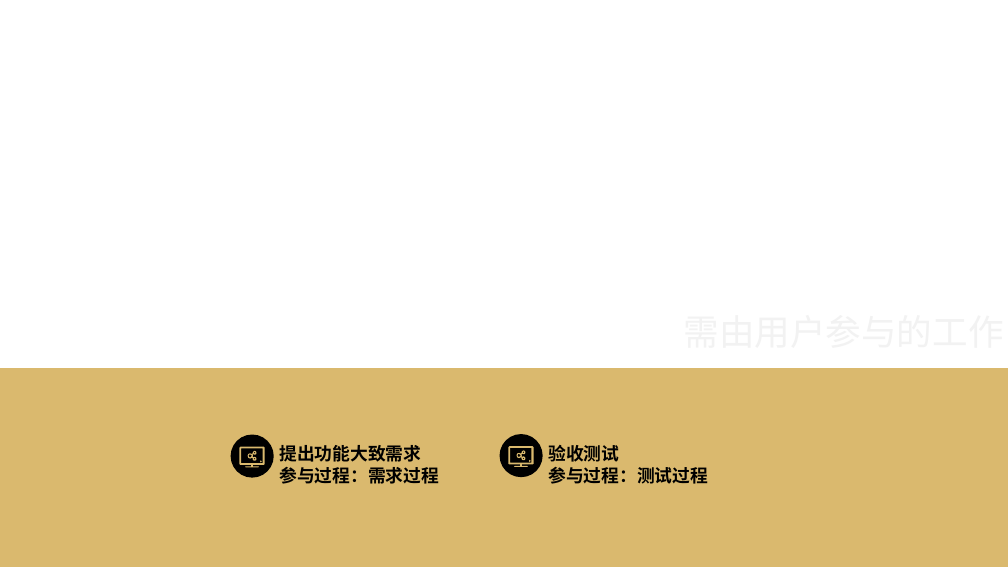
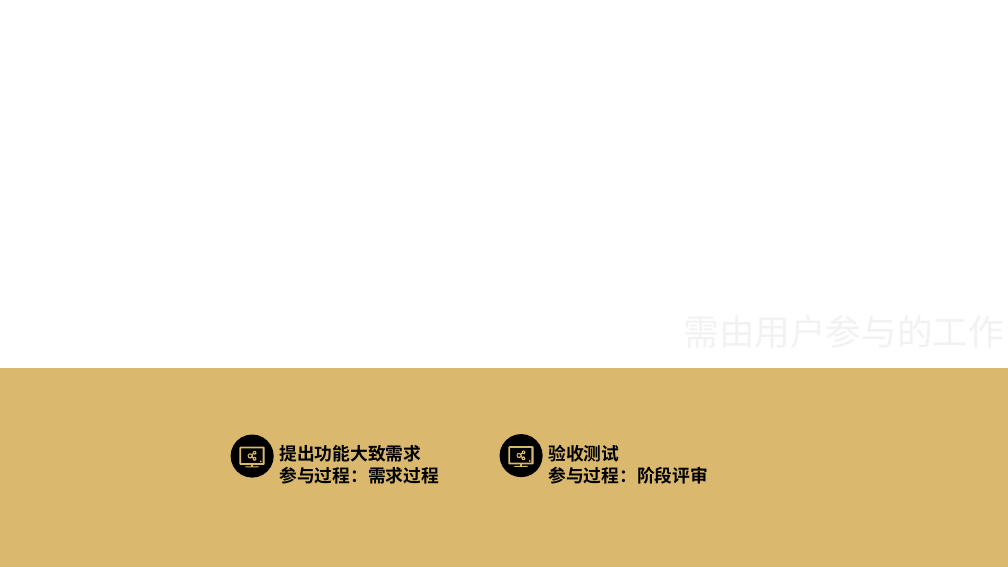
Before and after one commit to SE-2018-G01/TimeNote, a slide deck: slide 15 of SE2018春-G01-项目计划.pptx. Drawn at 1008x567 pixels with LibreOffice and Linux fonts; fonts in the diff are those of the drawing; background and template pictures are left out. Boxes give left, top, right and bottom in pixels: in the first picture for what was removed or moved away, otherwise in the second. Text is boxed around its words. In the diff, an @@ line names an element or a change of style, - is before the commit and + after.

```diff
--- a/SE2018春-G01-项目计划.pptx
+++ b/SE2018春-G01-项目计划.pptx
@@ text at (548, 467, 707, 484): text changed @@
-参与过程：测试过程
+参与过程：阶段评审
```
Also in this commit, not shown: 11 other slides changed, 1 slide added, 2 slides removed, 4 other files.
